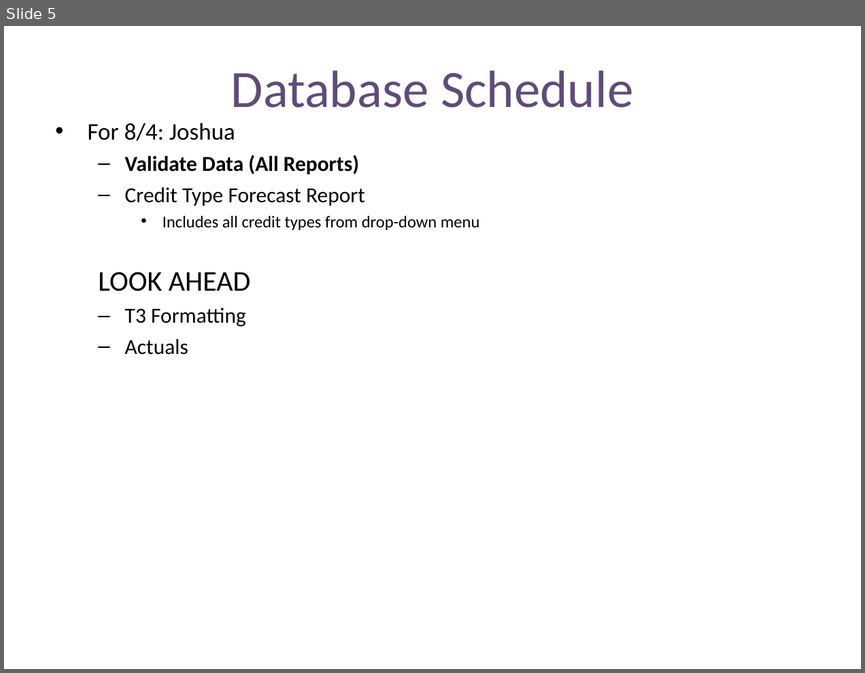
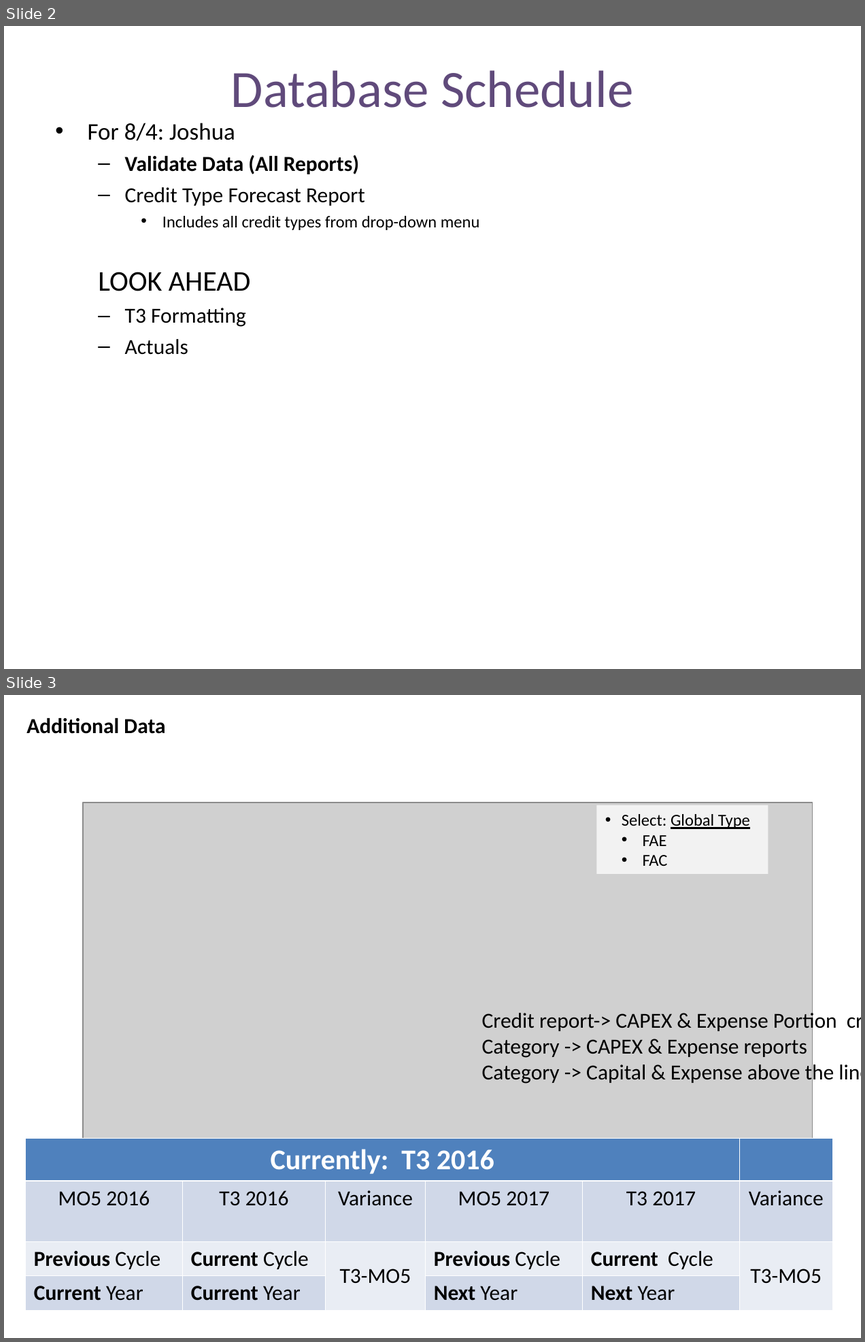
Before and after one commit to jlucas5190/ppms, a slide deck: resources/Forecast Reports.ppt. Shown one above the other, each under a label of ours: slide 5 before the commit, slides 2 and 3 after it. The pictures are 865x673 and 865x1342 pixels, drawn with LibreOffice and Linux fonts; fonts in the diff are those of the drawing; grey boxes stand for pictures. Boxes give left, top, right and bottom in pixels: in the first picture for what was removed or moved away, otherwise in the second. Text is boxed around its words. In the diff, an @@ line names an element or a change of style, - is before the commit and + after.

```diff
--- a/resources/Forecast Reports.ppt
+++ b/resources/Forecast Reports.ppt
@@ slide 3 added at [4, 695, 861, 1338], background #FFFFFF @@
@@ subtitle added at [26, 718, 165, 734], 18 pt, text #000000, bold @@
+Additional Data
@@ picture added at [83, 802, 812, 1147] @@
@@ rectangle added at [597, 804, 768, 873], fill #F2F2F2, 14 pt, text #000000 @@
+• Select: Global Type
+  • FAE
+  • FAC
@@ text added at [482, 1009, 861, 1084], 18 pt, text #000000 @@
+Credit report-> CAPEX & Expense Portion credit report
+Category -> CAPEX & Expense reports
+Category -> Capital & Expense above the line
@@ table added at [26, 1138, 832, 1303], 4 rows, 6 columns @@
+Currently: T3 2016 |  |  |  |  | 
+MO5 2016 | T3 2016 | Variance | MO5 2017 | T3 2017 | Variance
+Previous Cycle | Current Cycle | T3-MO5 | Previous Cycle | Current Cycle | T3-MO5
+Current Year | Current Year |  | Next Year | Next Year | 
@@ what was slide 5 is now slide 2 @@
```
Also in this commit, not shown: 4 slides changed, 6 other slides added, 2 other files.
